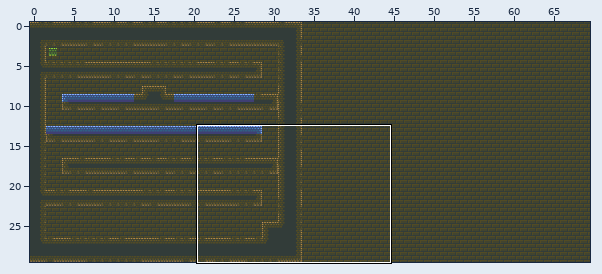
Tiled map: Platformer/android/assets/level1.tmx. The first picture is a wide view before the edit; the outline marks the close-up.
Close-up. Before:
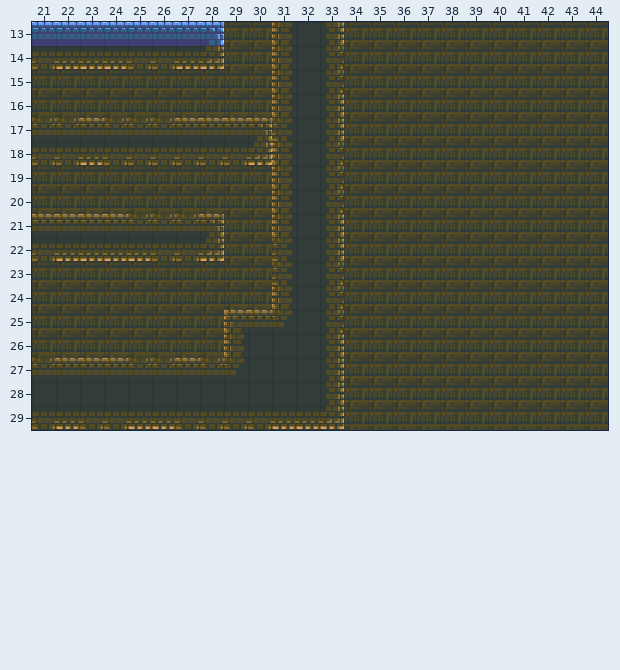
Cells are 16x16 px. Shown: x 21..44, y 13..29. The commit also changed other parts of the map, which this record leaves out.
The result:
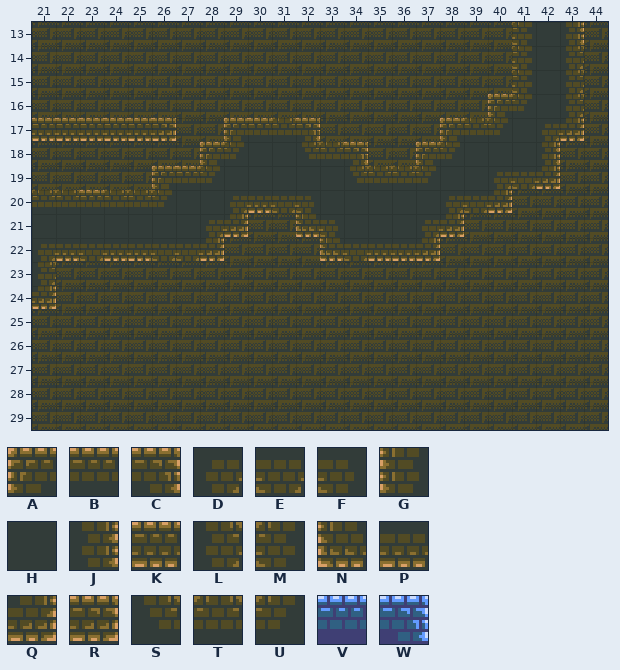
Key: from "bricks": A 0, B 1, C 2, D 8, E 9, F 10, G 11, H 12, J 13, K 15, L 19, M 21, N 22, P 23, Q 24, R 26, S 30, T 31, U 32, V 34, W 35.
_ is an empty cell.
Difference:
{"where": "layer \"Ground\""}
{"y":13,"x":21,"old":"VVVVVVVW","new":"________"}
{"y":13,"x":31,"old":"GHJ","new":"___"}
{"y":13,"x":41,"old":"___","new":"MHJ"}
{"y":14,"x":21,"old":"EPPPEEPQ","new":"________"}
{"y":14,"x":31,"old":"GHL","new":"___"}
{"y":14,"x":41,"old":"___","new":"MHL"}
{"y":15,"x":31,"old":"GHL","new":"___"}
{"y":15,"x":41,"old":"___","new":"MHL"}
{"y":16,"x":31,"old":"GHJ","new":"___"}
{"y":16,"x":40,"old":"____","new":"AUHL"}
{"y":17,"x":21,"old":"TTBTTTBBBCMHJ","new":"KKKKKR__ABTC_"}
{"y":17,"x":38,"old":"______","new":"ATUHDQ"}
{"y":18,"x":21,"old":"EEPEEEEEEQGHL_","new":"_______AUHHSTC"}
{"y":18,"x":37,"old":"______","new":"AUHHHJ"}
{"y":19,"x":26,"old":"_____G","new":"ABUHHH"}
{"y":19,"x":33,"old":"L_________","new":"HSTTUHHDEQ"}
{"y":20,"x":21,"old":"__________GHL_______","new":"TTBTTUHHDPEFHHHHHDEQ"}
{"y":21,"x":21,"old":"BBBBTTTC_","new":"HHHHHHHDQ"}
{"y":21,"x":31,"old":"GHJ_____","new":"_NFHHHDQ"}
{"y":22,"x":21,"old":"E","new":"D"}
{"y":22,"x":23,"old":"P","new":"E"}
{"y":22,"x":31,"old":"MHJ____","new":"__NEPPQ"}
{"y":23,"x":21,"old":"_","new":"L"}
{"y":23,"x":31,"old":"MHL","new":"___"}
{"y":24,"x":21,"old":"_","new":"Q"}
{"y":24,"x":31,"old":"GHL","new":"___"}
{"y":25,"x":29,"old":"ABUHL","new":"_____"}
{"y":26,"x":29,"old":"GHHHJ","new":"_____"}
{"y":27,"x":21,"old":"TBBBTTBTUHHHJ","new":"_____________"}
{"y":28,"x":21,"old":"HHHHHHHHHHHHJ","new":"_____________"}
{"y":29,"x":21,"old":"EPEEPPEEEEPPQ","new":"_____________"}
{"label":"changed","picture_box":[32,22,584,430]}
